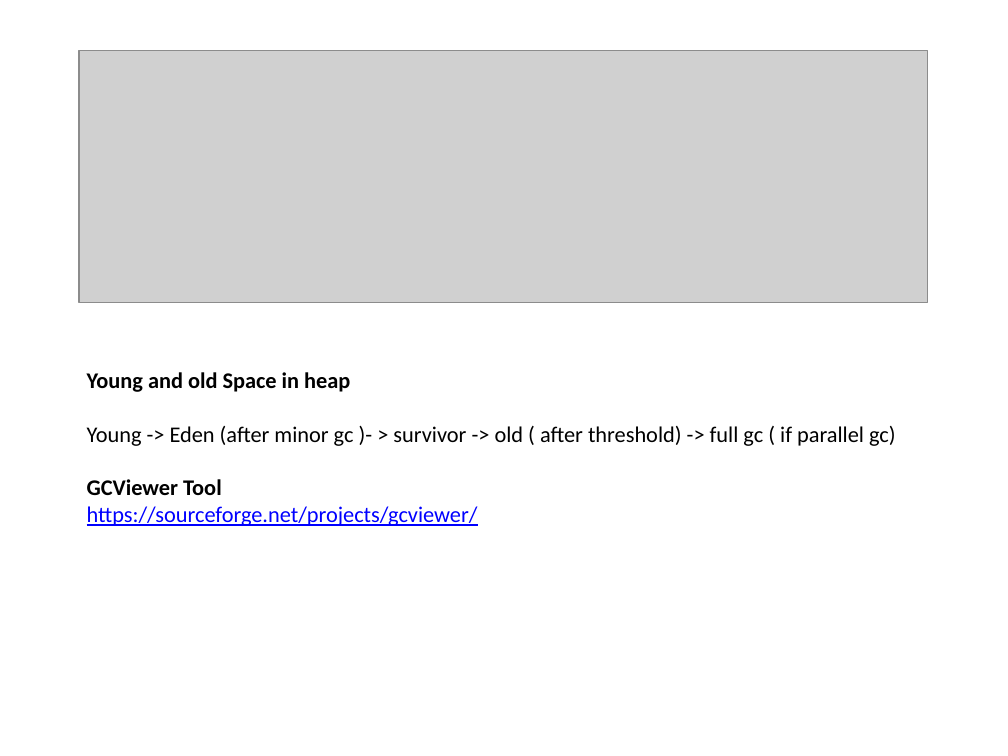
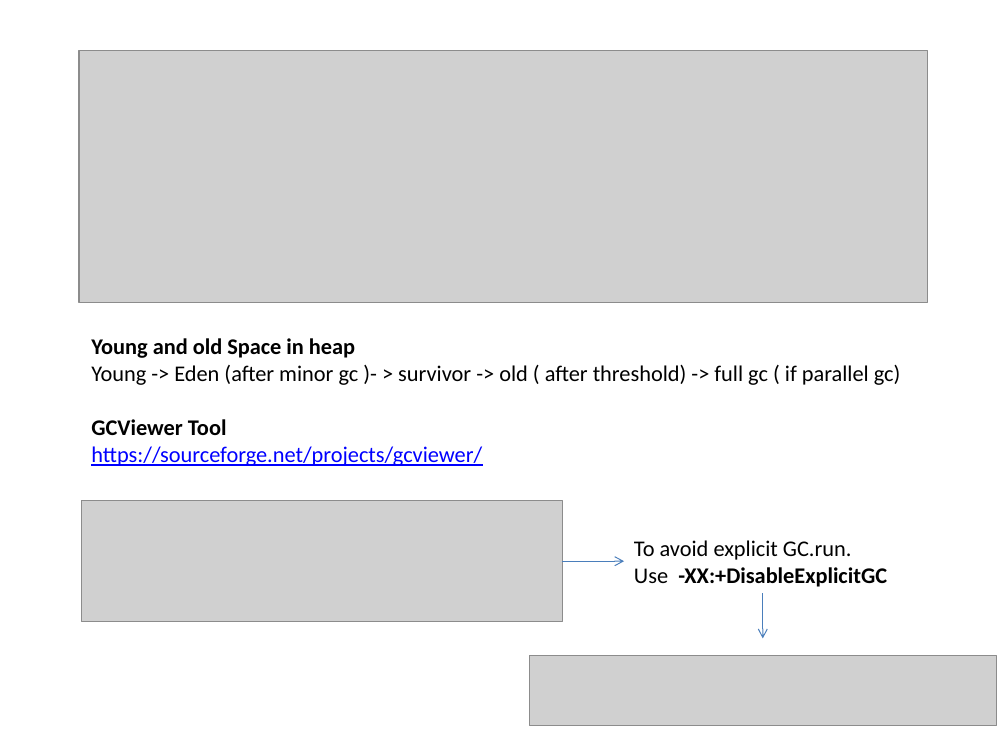
Before and after one commit to mdparthi/JavaPerformanceTuning, a slide deck: slide 11 of JPTInfo.pptx. Drawn at 1008x756 pixels with LibreOffice and Linux fonts; fonts in the diff are those of the drawing; grey boxes stand for pictures. Boxes give left, top, right and bottom in pixels: in the first picture for what was removed or moved away, otherwise in the second. Text is boxed around its words. In the diff, an @@ line names an element or a change of style, - is before the commit and + after.

```diff
--- a/JPTInfo.pptx
+++ b/JPTInfo.pptx
@@ text "Young and old Space in ..." rewrapped from (87, 372, 896, 526) to (91, 338, 901, 466) @@
@@ picture added at (82, 501, 562, 622) @@
@@ arrow added from (562, 561) to (624, 561), #4B7EBC 0.75 pt @@
@@ text added at (634, 540, 887, 587), 16 pt, text #000000 @@
+To avoid explicit GC.run.
+Use -XX:+DisableExplicitGC
@@ arrow added from (763, 594) to (763, 638), #4B7EBC 0.75 pt @@
@@ picture added at (529, 655, 997, 726) @@
```
Also in this commit, not shown: 4 other files.
